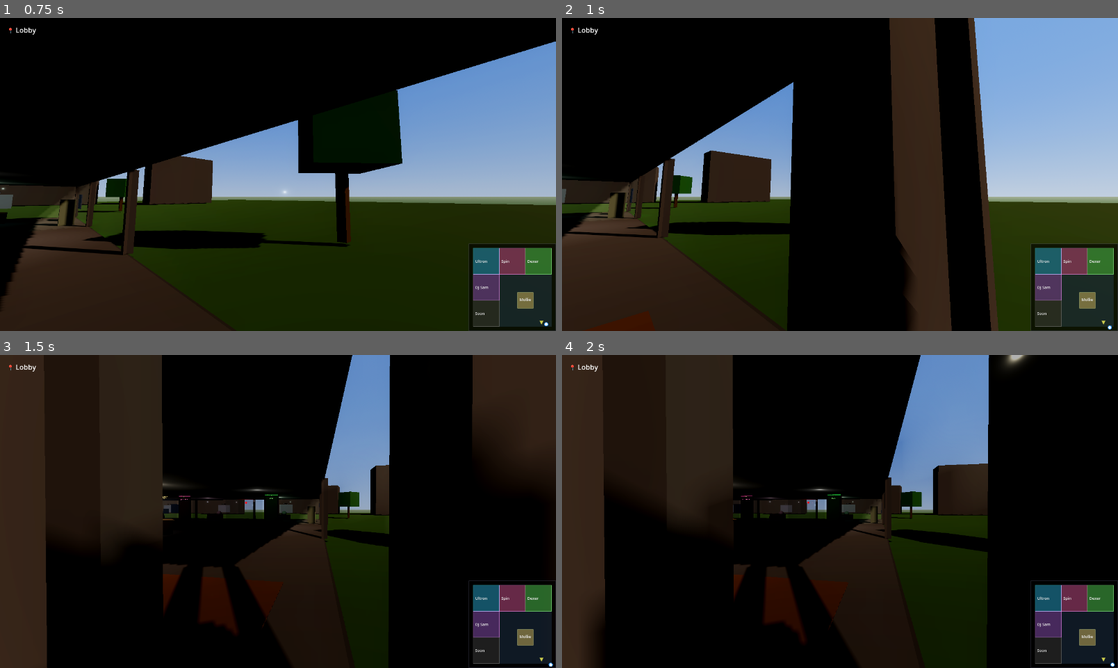
Above: before the commit, frames 1-4 (two rows, left to right).
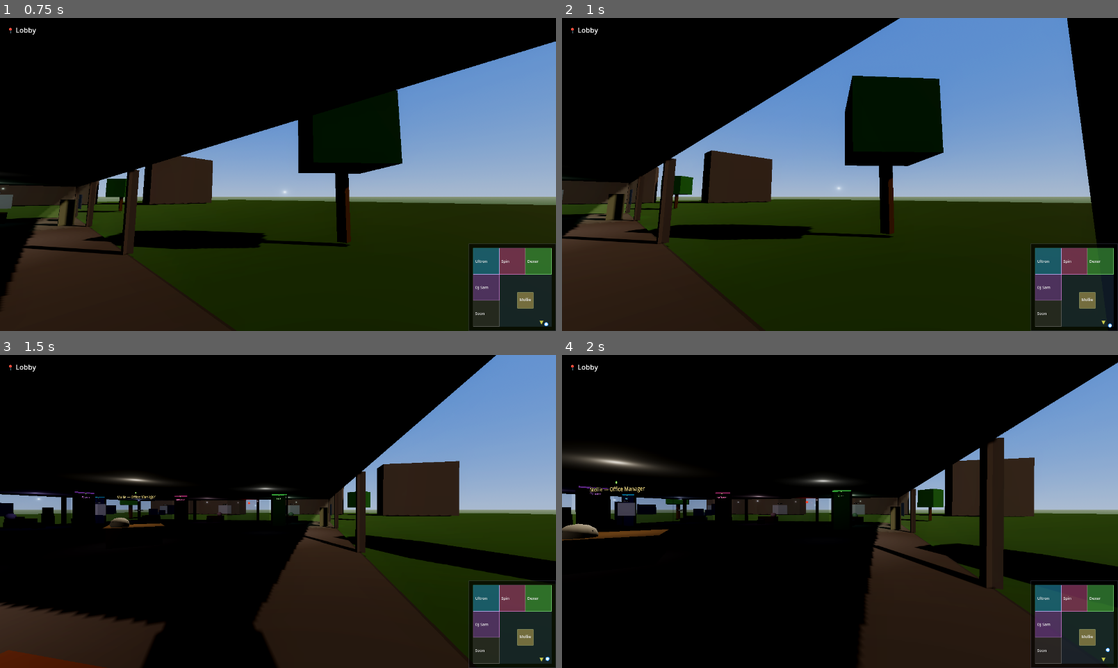
Above: after the commit, the same moments.

Repository: ultron02012026-agent/agent-office
Game: Godot game, scene res://scenes/main.tscn
The game is run twice, just before and just after one commit, with the same random seed, the same clock (stepped at 60 frames per second) and the same inputs.
Inputs (mouse positions are in pixels of both pictures, inside the frame that each line leads up to):
- Up to frame 1 (0.75 s): tap Enter at 0.5 s; move the mouse to (400, 158) at 0.52 s; hold D (move_right) from 0.53 s (still down); click (400, 158) at 0.67 s
- Up to frame 2 (1 s): keep holding D (move_right)
- Up to frame 3 (1.5 s): move the mouse to (250, 511) at 1.27 s; release D (move_right) at 1.28 s; hold W (move_forward) from 1.28 s (still down)
- Up to frame 4 (2 s): keep holding W (move_forward)

Frame 1 is identical in both runs. In frame 2, 46% of the frame differs, in the area x 0-100%, y 0-100%; in frame 3, 54%; in frame 4, 50%.

Commit message:
Seal entrance gap — glass wall closes south wall opening, player can't escape building

Diff:
--- a/scenes/main.tscn
+++ b/scenes/main.tscn
@@ -552,6 +552,13 @@
 size = Vector3(25, 3, 0.1)
 material = SubResource("glass_mat")
 
+; Entrance sealed — glass wall closing the gap
+[node name="Wall_South_Entrance" type="CSGBox3D" parent="."]
+transform = Transform3D(1, 0, 0, 0, 1, 0, 0, 0, 1, 12, 1.5, 15)
+use_collision = true
+size = Vector3(4, 3, 0.1)
+material = SubResource("glass_mat")
+
 [node name="Wall_South_Glass_R" type="CSGBox3D" parent="."]
 transform = Transform3D(1, 0, 0, 0, 1, 0, 0, 0, 1, 14.5, 1.5, 15)
 use_collision = true
